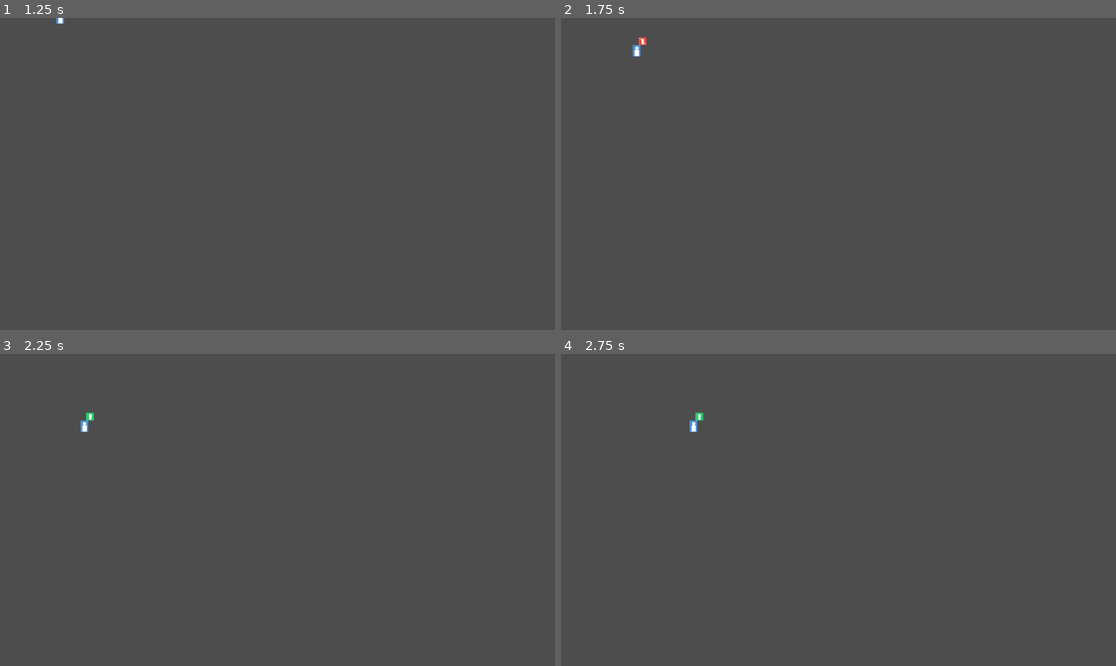
Above: before the commit, frames 1-4 (two rows, left to right).
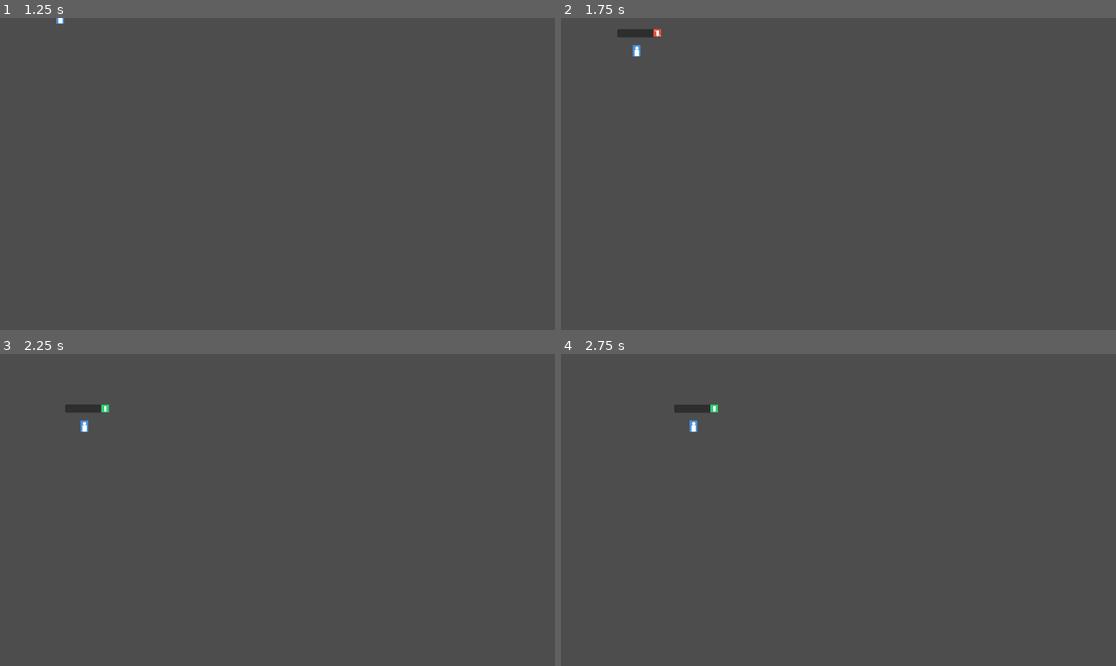
Above: after the commit, the same moments.

Repository: hfadhlullah/gather-now
Game: Godot game, scene res://scenes/Player.tscn
Same seed, same stepped clock (60 frames per second), same inputs: the game is played once before the commit and once after it. This scene is started directly instead of the project's main scene.
Inputs:
- Up to frame 1 (1.25 s): tap Enter at 0.5 s; hold D (move_right) from 0.53 s (still down); tap M (toggle_mic) at 0.6 s
- Up to frame 2 (1.75 s): tap Space at 1.25 s; release D (move_right) at 1.28 s; hold S (move_down) from 1.28 s (still down); tap M (toggle_mic) at 1.35 s
- Up to frame 3 (2.25 s): release S (move_down) at 2.03 s; hold D (move_right) from 2.03 s (still down); tap M (toggle_mic) at 2.1 s
- Up to frame 4 (2.75 s): keep holding D (move_right)

Frame 1 is identical in both runs. In frame 2, 0.2% of the frame differs, in the area x 10-19%, y 3-9%; in frame 3, 0.2%; in frame 4, 0.2%.

Commit message:
refactor(player-ui): ♻️ improve player name and mic indicator UI and HUD update logic

Diff:
--- a/scenes/Player.tscn
+++ b/scenes/Player.tscn
@@ -7,6 +7,16 @@
 
 [sub_resource type="RectangleShape2D" id="RectangleShape2D_collision"]
 size = Vector2(14, 20)
+
+[sub_resource type="StyleBoxFlat" id="StyleBoxFlat_name_bg"]
+bg_color = Color(0, 0, 0, 0.7)
+corner_radius_top_left = 4
+corner_radius_top_right = 4
+corner_radius_bottom_right = 4
+corner_radius_bottom_left = 4
+shadow_color = Color(0, 0, 0, 0.3)
+shadow_size = 2
+shadow_offset = Vector2(0, 1)
 
 [node name="Player" type="CharacterBody2D"]
 script = ExtResource("1_player")
@@ -18,23 +28,51 @@
 [node name="CollisionShape2D" type="CollisionShape2D" parent="."]
 shape = SubResource("RectangleShape2D_collision")
 
-[node name="NameLabel" type="Label" parent="."]
-offset_left = -50
-offset_top = -40
-offset_right = 50
-offset_bottom = -24
+[node name="NameContainer" type="PanelContainer" parent="."]
+offset_left = -40
+offset_top = -45
+offset_right = 40
+offset_bottom = -28
+
+[node name="NameLabel" type="Label" parent="NameContainer"]
+layout_mode = 2
+theme_override_colors/font_color = Color(1, 1, 1, 1)
+theme_override_colors/font_shadow_color = Color(0, 0, 0, 0.5)
+theme_override_colors/font_outline_color = Color(0, 0, 0, 1)
+theme_override_constants/shadow_offset_x = 1
+theme_override_constants/shadow_offset_y = 1
+theme_override_constants/outline_size = 1
+theme_override_font_sizes/font_size = 11
 horizontal_alignment = 1
 vertical_alignment = 1
 
-[node name="MicIndicator" type="Sprite2D" parent="."]
-position = Vector2(12, -20)
+[node name="MicContainer" type="Control" parent="."]
+layout_mode = 3
+anchors_preset = 0
+offset_left = 35
+offset_top = -45
+offset_right = 51
+offset_bottom = -29
+
+[node name="MicBackground" type="ColorRect" parent="MicContainer"]
+layout_mode = 1
+anchors_preset = 15
+anchor_right = 1.0
+anchor_bottom = 1.0
+grow_horizontal = 2
+grow_vertical = 2
+color = Color(0, 0, 0, 0.6)
+
+[node name="MicIndicator" type="Sprite2D" parent="MicContainer"]
+position = Vector2(8, 8)
 texture = ExtResource("3_mic")
 texture_filter = 1
 
 [node name="SpeakingIndicator" type="Sprite2D" parent="."]
 visible = false
-modulate = Color(1, 1, 0.5, 0.7)
+modulate = Color(1, 0.9, 0.3, 0.8)
 position = Vector2(0, 0)
+scale = Vector2(1.2, 1.2)
 texture = ExtResource("4_speak")
 texture_filter = 1
 
--- a/scripts/Player.gd
+++ b/scripts/Player.gd
@@ -27,8 +27,8 @@
 
 ## References to child nodes
 @onready var sprite: Sprite2D = $Sprite2D
-@onready var name_label: Label = $NameLabel
-@onready var mic_indicator: Sprite2D = $MicIndicator
+@onready var name_label: Label = $NameContainer/NameLabel
+@onready var mic_indicator: Sprite2D = $MicContainer/MicIndicator
 @onready var speaking_indicator: Sprite2D = $SpeakingIndicator
 @onready var camera: Camera2D = $Camera2D
 
@@ -45,9 +45,6 @@
 		var tex := load("res://assets/sprites/characters/character_%d.png" % i) as Texture2D
 		if tex:
 			character_textures.append(tex)
-
-	# Register with VoiceManager for proximity tracking
-	VoiceManager.register_player(peer_id, self)
 
 	# Connect to voice manager signals for this player
 	VoiceManager.mic_toggled.connect(_on_mic_toggled)
@@ -119,6 +116,9 @@
 		camera.enabled = false
 		print("[Player] Remote player (peer ", p_peer_id, ") - camera disabled")
 
+	# Register with VoiceManager now that we have a valid peer_id
+	VoiceManager.register_player(peer_id, self)
+
 	# Update visuals if nodes are ready
 	if is_node_ready():
 		_update_visuals()
--- a/ui/GameHUD.gd
+++ b/ui/GameHUD.gd
@@ -41,6 +41,13 @@
 	# Update nearby list periodically
 	_update_nearby_list()
 
+	# Create a timer to update nearby list every second
+	var timer := Timer.new()
+	timer.wait_time = 1.0
+	timer.autostart = true
+	timer.timeout.connect(_update_nearby_list)
+	add_child(timer)
+
 
 func _on_mic_button_pressed() -> void:
 	VoiceManager.toggle_mic()
@@ -68,11 +75,11 @@
 		area_label.text = "Area: " + area_name
 
 
-func _on_player_entered_range(peer_id: int) -> void:
+func _on_player_entered_range(_peer_id: int) -> void:
 	_update_nearby_list()
 
 
-func _on_player_exited_range(peer_id: int) -> void:
+func _on_player_exited_range(_peer_id: int) -> void:
 	_update_nearby_list()
 
 
Not shown: 1 places in scenes/Player.tscn that only renumber resources
